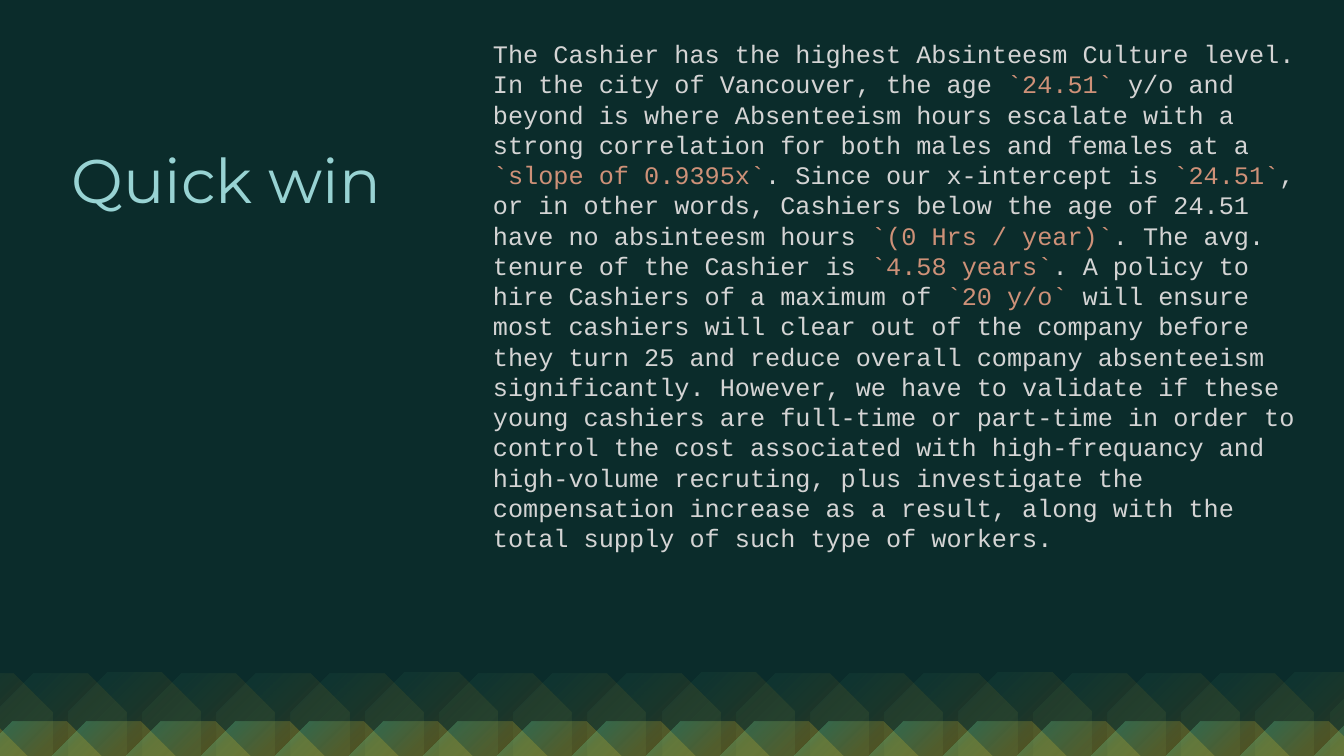
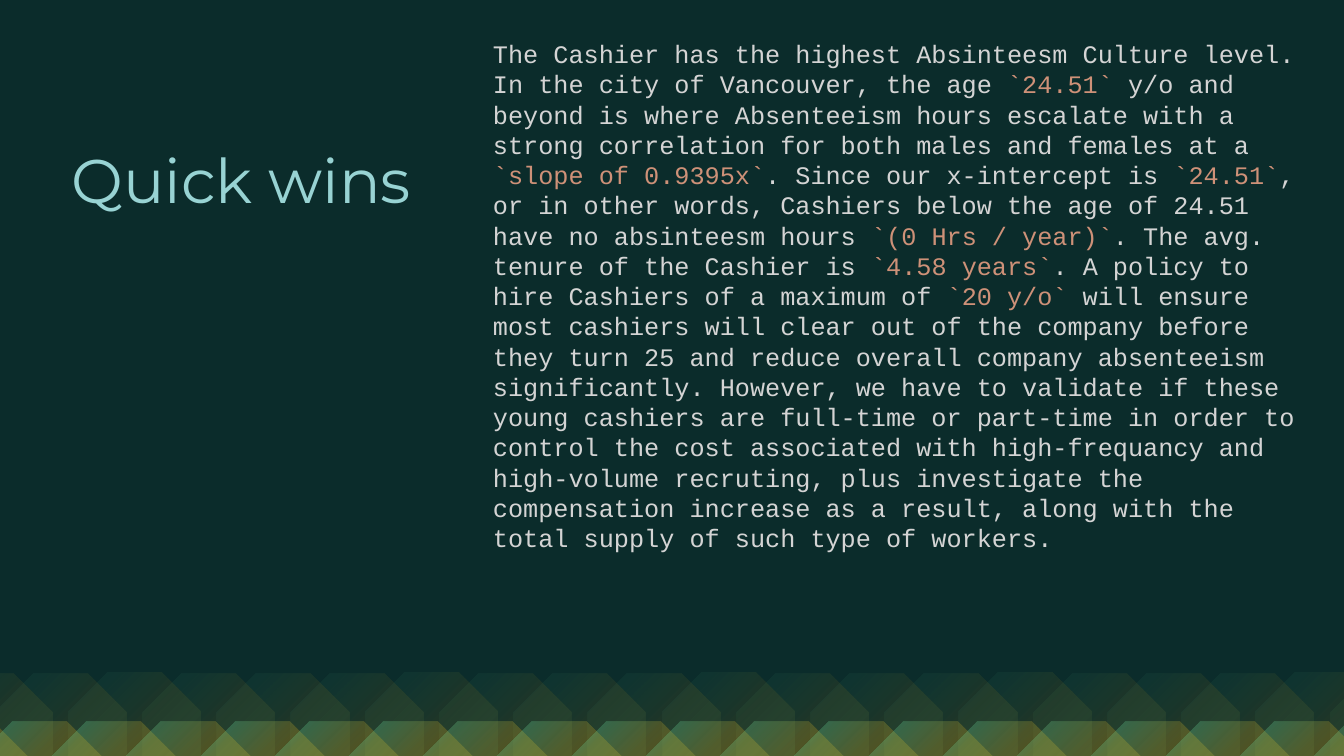
Before and after one commit to mjaali/R-Squad, a slide deck: slide 21 of Assets/R squad Project Presentation.pptx (slide 18 before the commit). Drawn at 1344x756 pixels with LibreOffice and Linux fonts; fonts in the diff are those of the drawing. Boxes give left, top, right and bottom in pixels: in the first picture for what was removed or moved away, otherwise in the second. Text is boxed around its words. In the diff, an @@ line names an element or a change of style, - is before the commit and + after.

```diff
--- a/Assets/R squad Project Presentation.pptx
+++ b/Assets/R squad Project Presentation.pptx
@@ text at box(71, 157, 411, 212): text changed @@
-Quick win
+Quick wins
```
Also in this commit, not shown: 5 other slides changed, 9 slides added, 1 slide removed, 5 other files.
